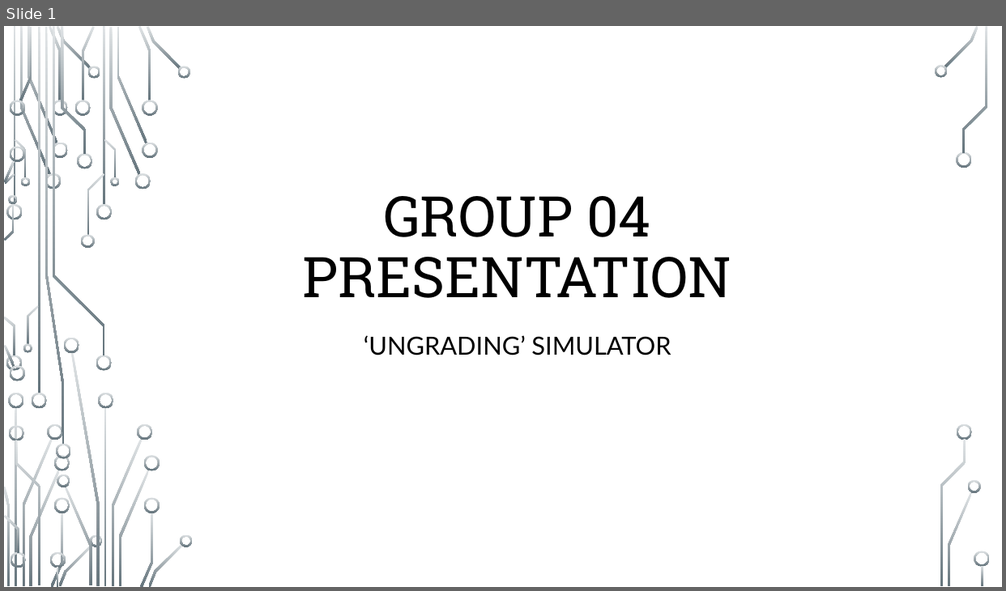
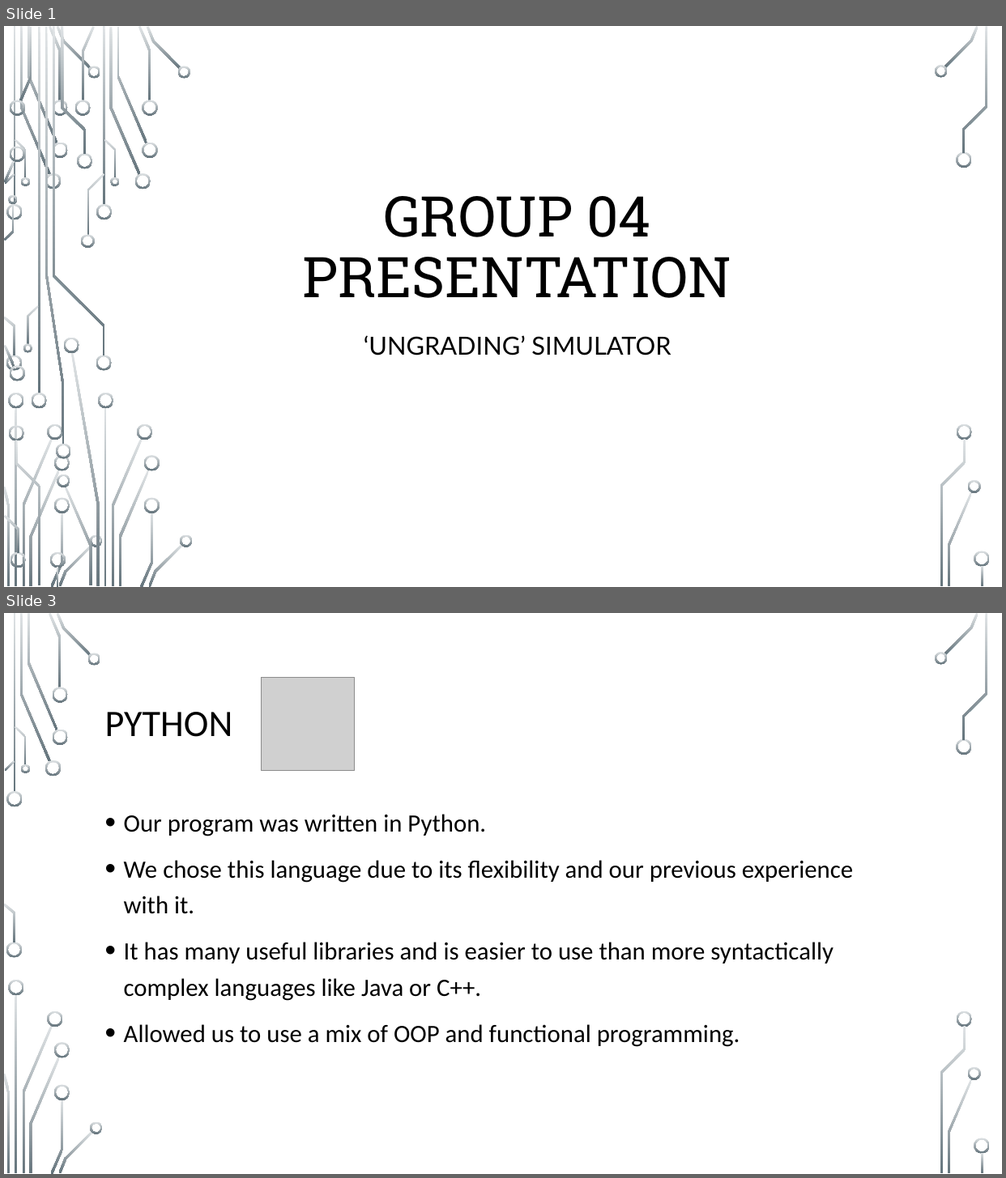
Before and after one commit to Patterbear/Ungrading-Simulator, a slide deck: Presentation/Group-04-Presentation.pptx. Shown one above the other, each under a label of ours: slide 1 before the commit, slides 1 and 3 after it; the slides between them are not shown. The pictures are 1006x591 and 1006x1178 pixels, drawn with LibreOffice and Linux fonts; fonts in the diff are those of the drawing; grey boxes stand for pictures; background and template pictures are left out. Boxes give left, top, right and bottom in pixels: in the first picture for what was removed or moved away, otherwise in the second. Text is boxed around its words. In the diff, an @@ line names an element or a change of style, - is before the commit and + after.

```diff
--- a/Presentation/Group-04-Presentation.pptx
+++ b/Presentation/Group-04-Presentation.pptx
@@ slide 3 added at (4,613,1002,1174), background picture (left out); not listed: 36 template elements that a slide beside it also shows @@
@@ picture added at (262,677,355,771) @@
@@ title added at (105,712,233,737), 36 pt, text #000000 @@
+PYTHON
@@ text added at (124,814,853,1047), 24 pt, text #000000 @@
+• Our program was written in Python.
+• We chose this language due to its flexibility and our previous experience with it.
+• It has many useful libraries and is easier to use than more syntactically complex languages like Java or C++.
+• Allowed us to use a mix of OOP and functional programming.
```
Also in this commit, not shown: 1 slide changed, 16 other slides added, 1 slide removed.
